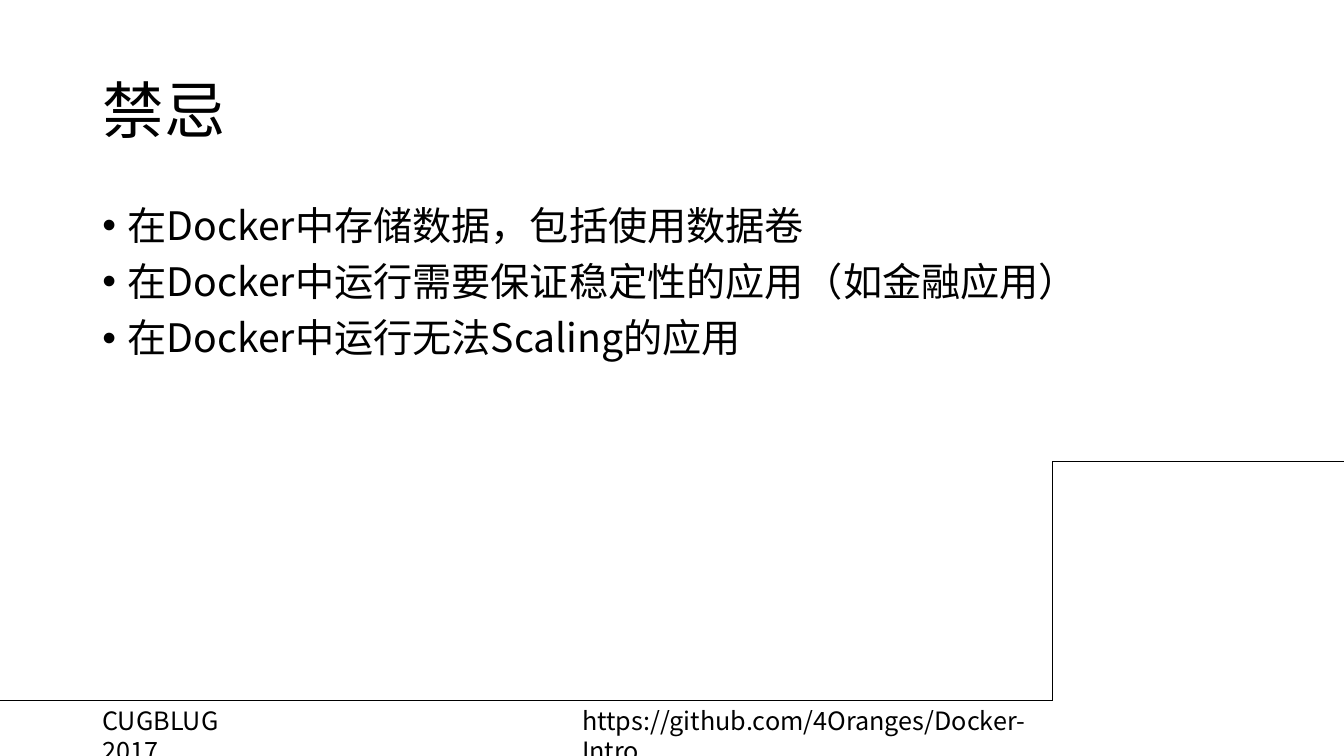
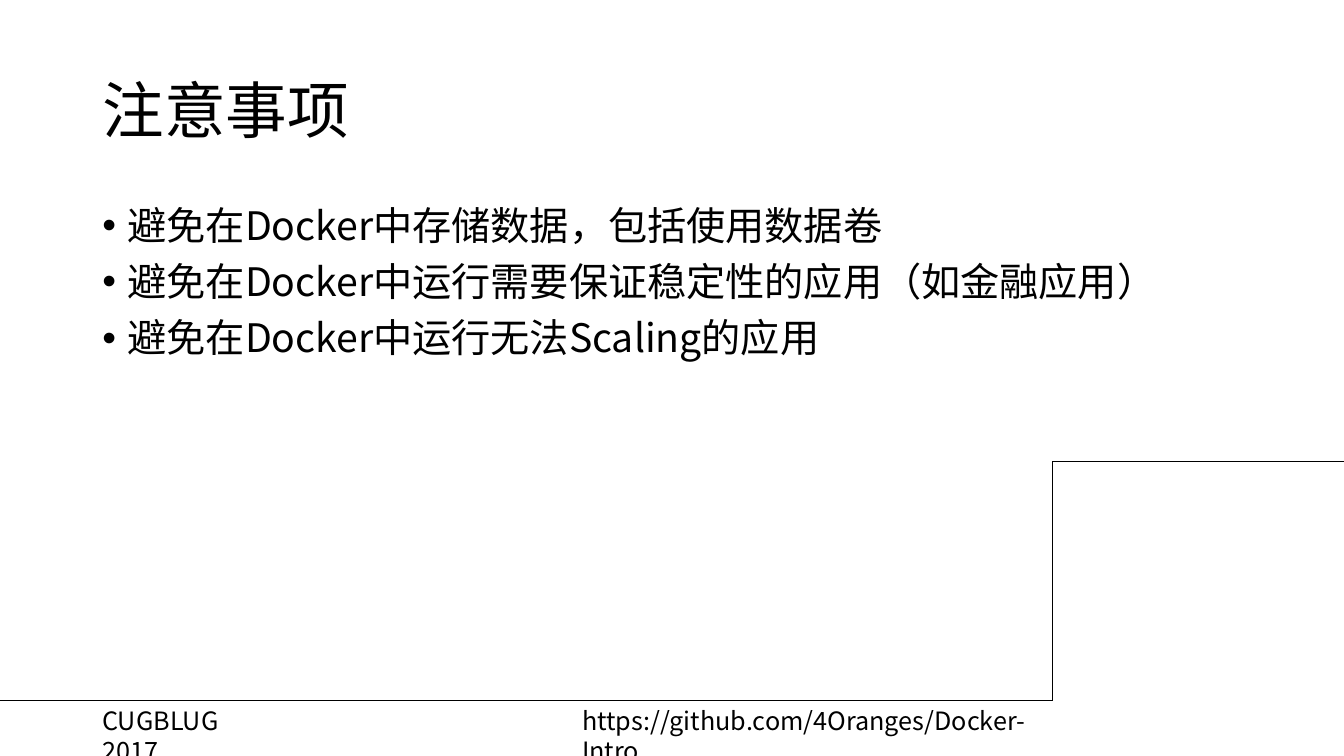
Before and after one commit to ZigZagT/Docker-Intro, a slide deck: slide 27 of Docker Intro.pptx (slide 23 before the commit). Drawn at 1344x756 pixels with LibreOffice and Linux fonts; fonts in the diff are those of the drawing; background and template pictures are left out. Boxes give left, top, right and bottom in pixels: in the first picture for what was removed or moved away, otherwise in the second. Text is boxed around its words. In the diff, an @@ line names an element or a change of style, - is before the commit and + after.

```diff
--- a/Docker Intro.pptx
+++ b/Docker Intro.pptx
@@ title at (x1=102, y1=80, x2=348, y2=138): text changed @@
-禁忌
+注意事项
@@ text at (x1=128, y1=207, x2=1157, y2=362): text changed @@
-• 在Docker中存储数据，包括使用数据卷
-• 在Docker中运行需要保证稳定性的应用（如金融应用）
-• 在Docker中运行无法Scaling的应用
+• 避免在Docker中存储数据，包括使用数据卷
+• 避免在Docker中运行需要保证稳定性的应用（如金融应用）
+• 避免在Docker中运行无法Scaling的应用
```
Also in this commit, not shown: 1 other slide changed, 4 slides added.
